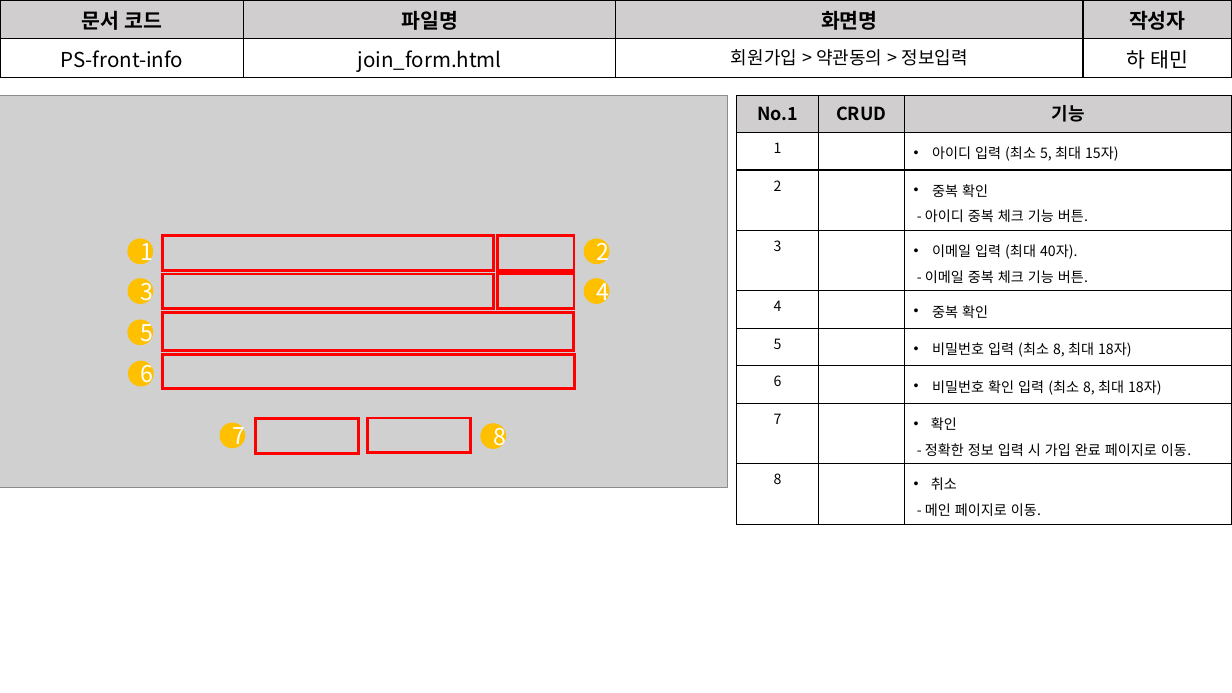
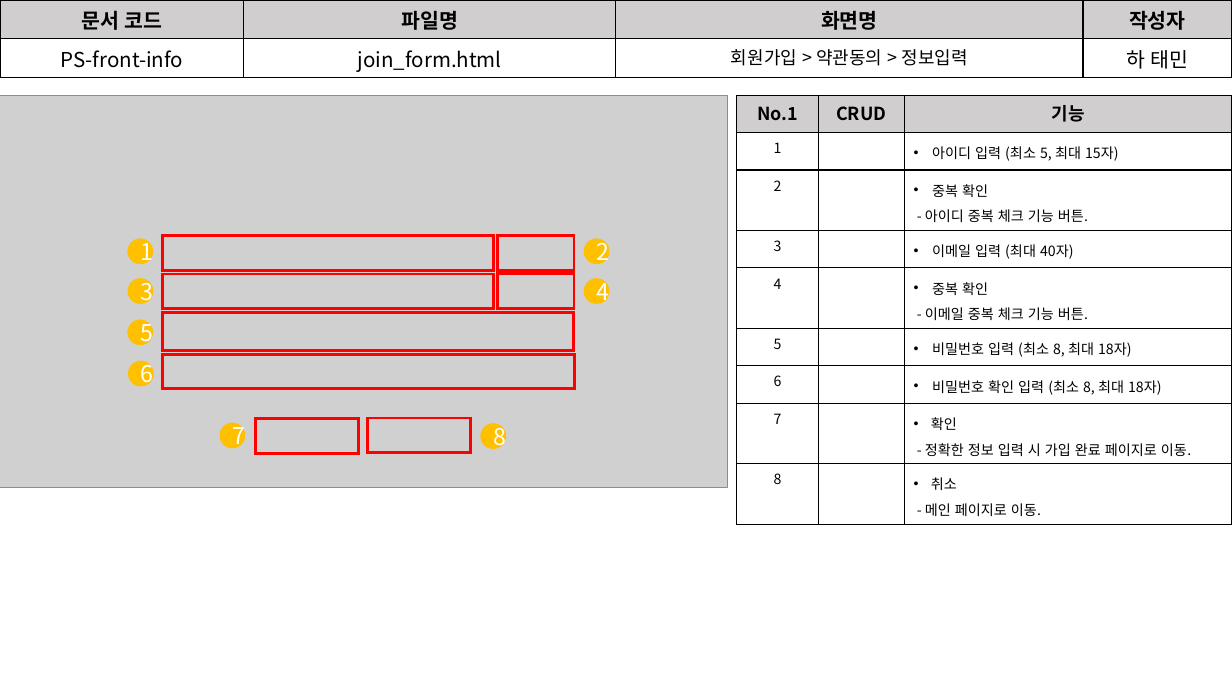
Before and after one commit to David-Ha-1217/Publisher_Portfolio, a slide deck: slide 12 of Documents/화면설계서.pptx. Drawn at 1232x693 pixels with LibreOffice and Linux fonts; fonts in the diff are those of the drawing; grey boxes stand for pictures. Boxes give left, top, right and bottom in pixels: in the first picture for what was removed or moved away, otherwise in the second. Text is boxed around its words. In the diff, an @@ line names an element or a change of style, - is before the commit and + after.

Commit message:
(2020-06-05) 기능정의서, 화면설계서 수정 중.

```diff
--- a/Documents/화면설계서.pptx
+++ b/Documents/화면설계서.pptx
@@ table at bbox=[738, 95, 1232, 520] @@
-row 4, column 3: 이메일 입력 (최대 40자). / - 이메일 중복 체크 기능 버튼.
+row 4, column 3: 이메일 입력 (최대 40자)
-row 5, column 3: 중복 확인
+row 5, column 3: 중복 확인 / - 이메일 중복 체크 기능 버튼.
```
Also in this commit, not shown: 3 other slides changed, 7 slides added, 1 other file.
